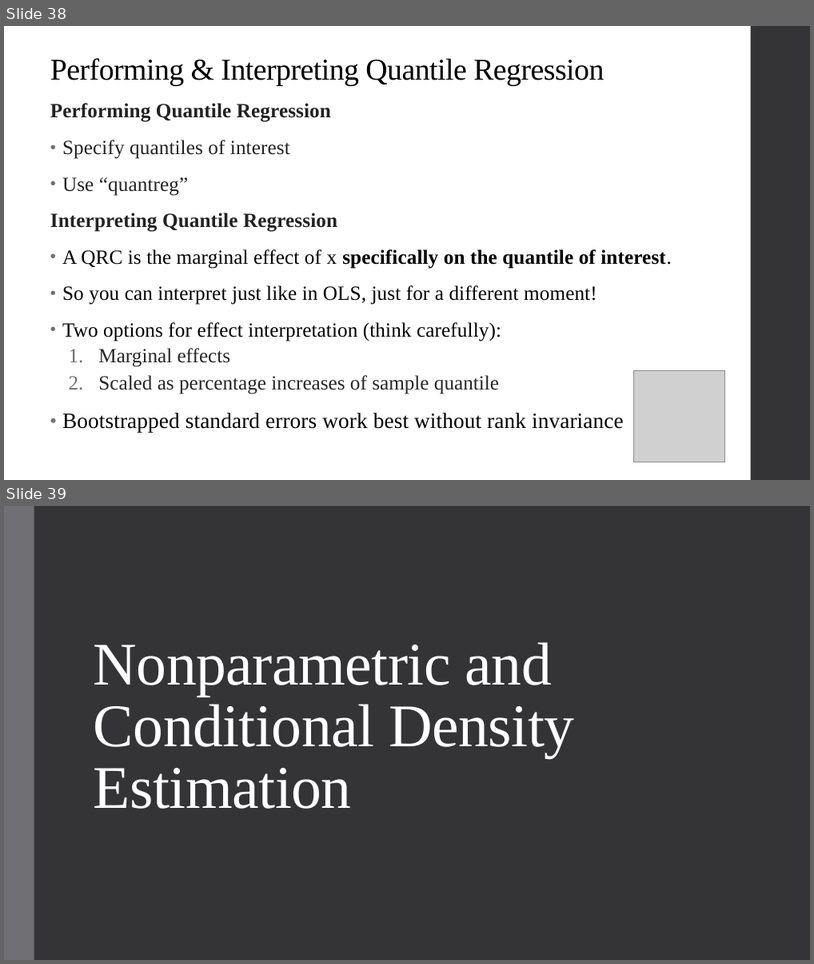
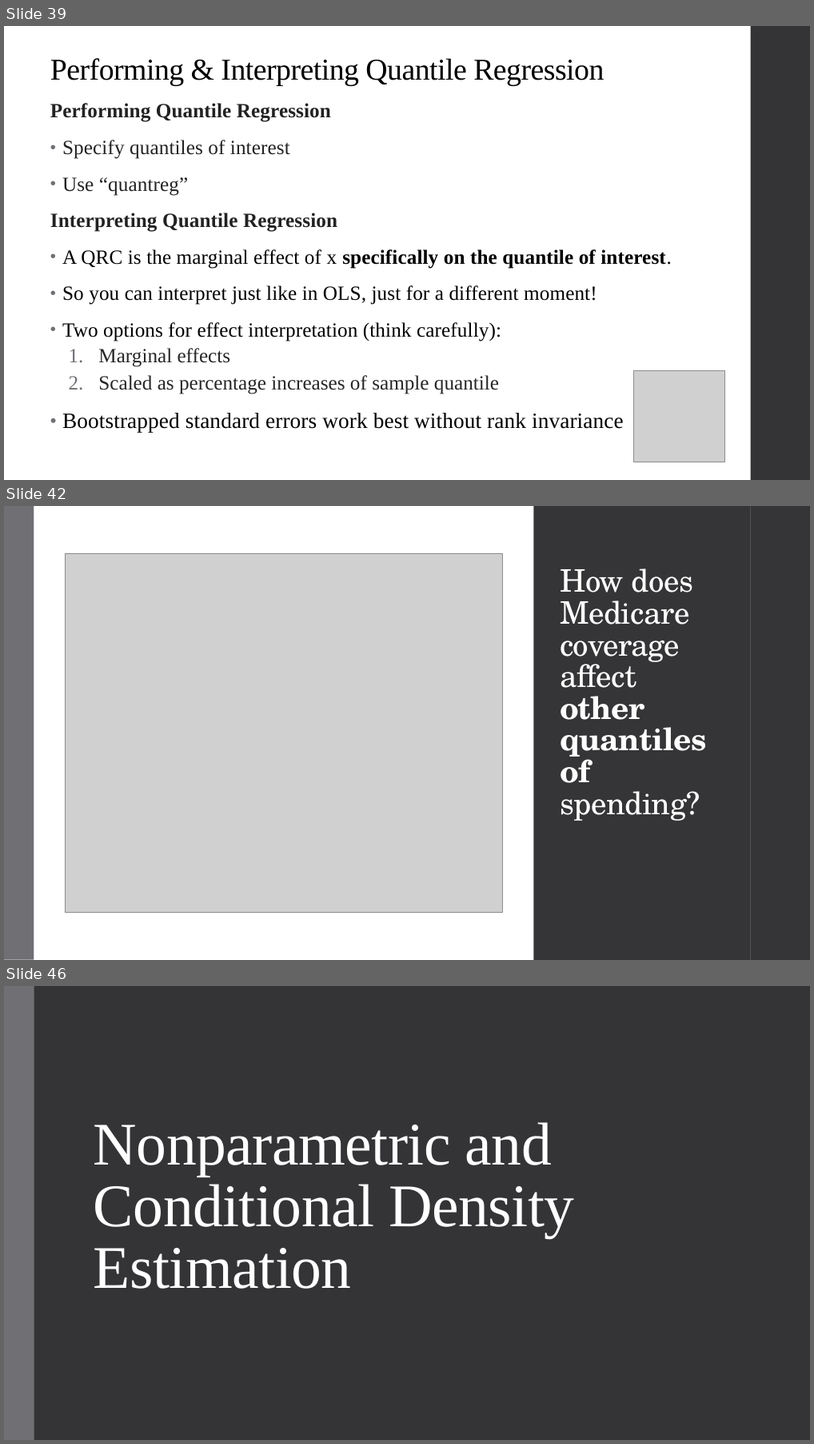
Before and after one commit to qiufei/fork-HAD5744, a slide deck: Lecture10_SyntheticControl_QuantileRegression/Lecture10_SyntheticControl_QuantileRegression.pptx. Shown one above the other, each under a label of ours: slides 38 and 39 before the commit, slides 39, 42 and 46 after it; the slides between them are not shown. The pictures are 814x964 and 814x1444 pixels, drawn with LibreOffice and Linux fonts; fonts in the diff are those of the drawing; grey boxes stand for pictures. Boxes give left, top, right and bottom in pixels: in the first picture for what was removed or moved away, otherwise in the second. Text is boxed around its words. In the diff, an @@ line names an element or a change of style, - is before the commit and + after.

```diff
--- a/Lecture10_SyntheticControl_QuantileRegression/Lecture10_SyntheticControl_QuantileRegression.pptx
+++ b/Lecture10_SyntheticControl_QuantileRegression/Lecture10_SyntheticControl_QuantileRegression.pptx
@@ slide 42 added at [4,506,810,960], background #FFFFFF; not listed: 1 template element that a slide beside it also shows @@
@@ rectangle added at [4,506,34,960], fill #6F6F74 @@
@@ rectangle added at [34,506,534,960], fill #FFFFFF @@
@@ rectangle added at [34,506,751,960], fill #353537 @@
@@ rectangle added at [751,506,810,960], fill #353537 @@
@@ picture added at [65,553,503,912] @@
@@ title added at [560,568,707,820], 37 pt, text #FFFFFF @@
+How does Medicare coverage affect
+other quantiles of spending?
@@ what was slide 38 is now slide 39 @@
@@ what was slide 39 is now slide 46 @@
```
Also in this commit, not shown: 7 slides changed, 6 other slides added.
